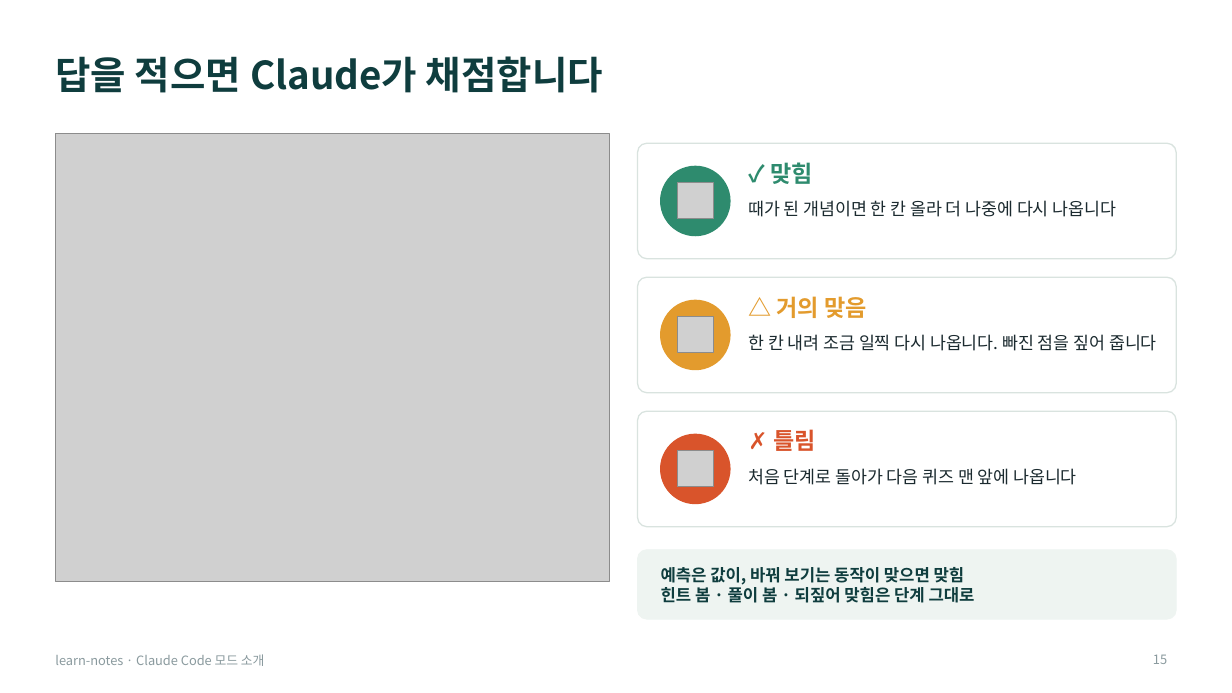
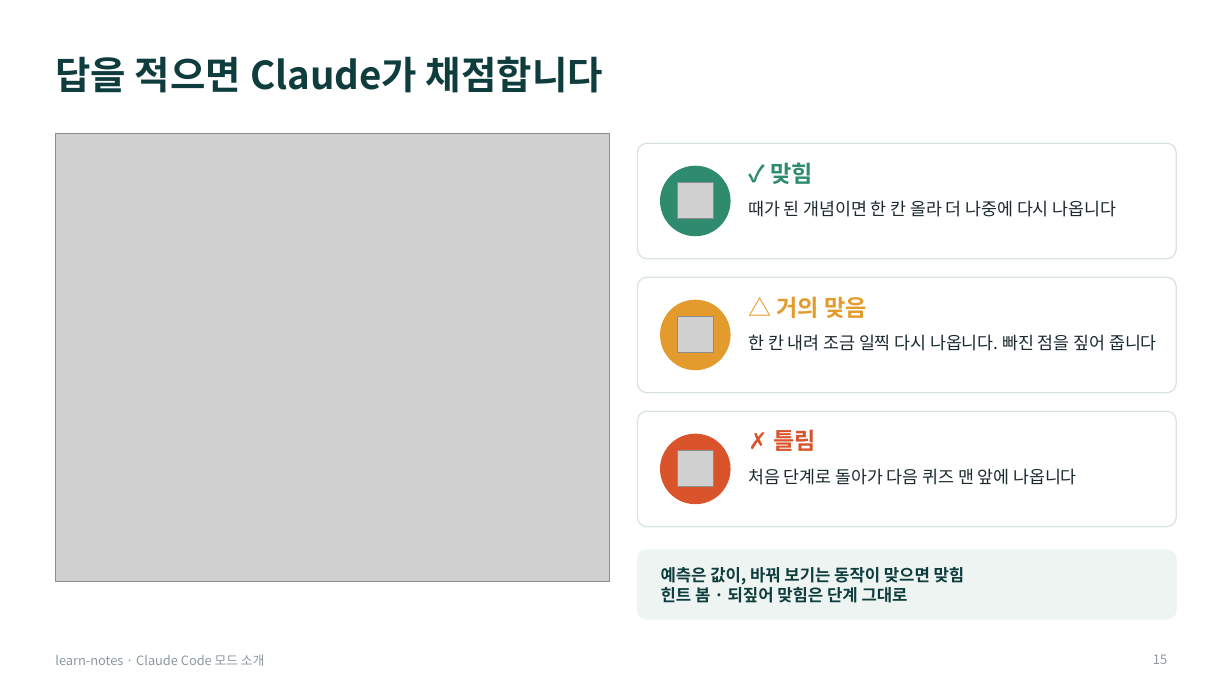
Before and after one commit to Owen-YC/learn-notes, a slide deck: slide 15 of docs/team/learn-notes-intro.pptx. Drawn at 1232x693 pixels with LibreOffice and Linux fonts; fonts in the diff are those of the drawing; grey boxes stand for pictures. Boxes give left, top, right and bottom in pixels: in the first picture for what was removed or moved away, otherwise in the second. Text is boxed around its words. In the diff, an @@ line names an element or a change of style, - is before the commit and + after.

```diff
--- a/docs/team/learn-notes-intro.pptx
+++ b/docs/team/learn-notes-intro.pptx
@@ text at [661,584,908,606]: text changed @@
-힌트 봄 · 풀이 봄 · 되짚어 맞힘은 단계 그대로
+힌트 봄 · 되짚어 맞힘은 단계 그대로
```
Also in this commit, not shown: 11 other slides changed, 21 other files.
